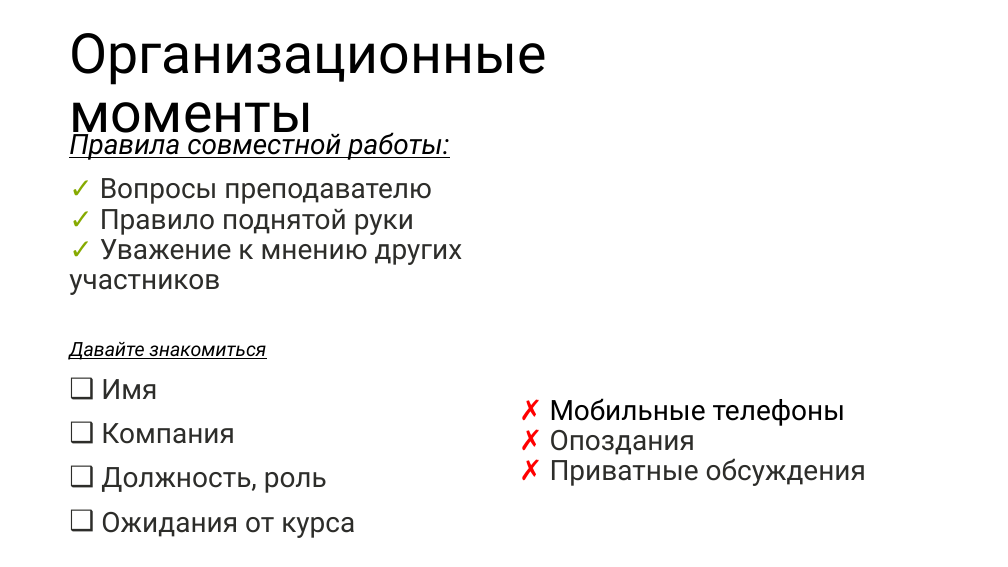
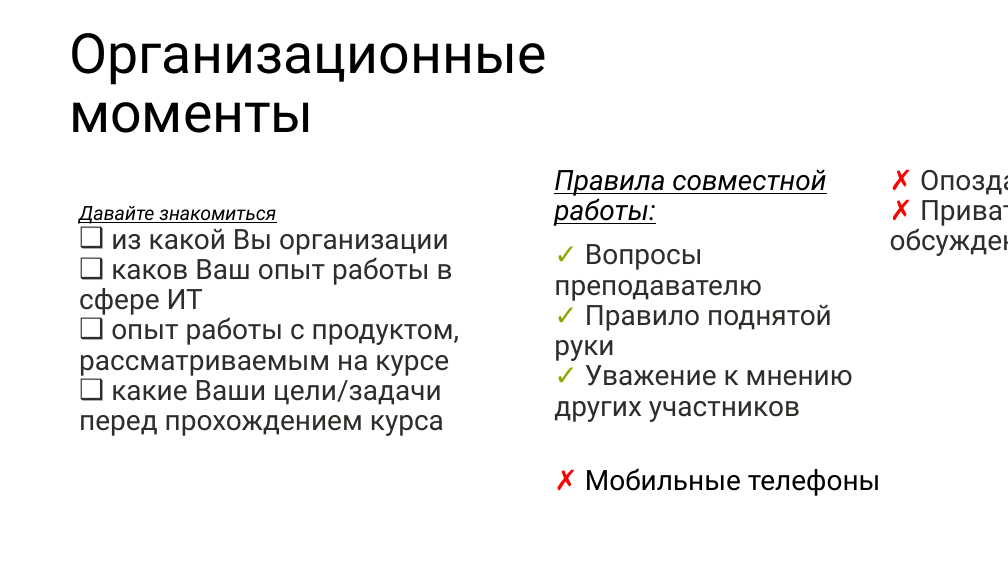
Before and after one commit to nesrv/PG-DEV, a slide deck: slide 3 of DEV-1-16/for_students/DAY-1/ppt/dev1_00.pptx (slide 13 before the commit). Drawn at 1008x567 pixels with LibreOffice and Linux fonts; fonts in the diff are those of the drawing. Boxes give left, top, right and bottom in pixels: in the first picture for what was removed or moved away, otherwise in the second. Text is boxed around its words. In the diff, an @@ line names an element or a change of style, - is before the commit and + after.

```diff
--- a/DEV-1-16/for_students/DAY-1/ppt/dev1_00.pptx
+++ b/DEV-1-16/for_students/DAY-1/ppt/dev1_00.pptx
@@ subtitle "Правила совместной работы:" moved from (x1=69, y1=128, x2=866, y2=538) to (x1=554, y1=169, x2=881, y2=496) @@
@@ text added at (x1=79, y1=206, x2=459, y2=436), 20 pt, text #2D2D2A @@
+Давайте знакомиться
+❑ из какой Вы организации
+❑ каков Ваш опыт работы в сфере ИТ
+❑ опыт работы с продуктом, рассматриваемым на курсе
+❑ какие Ваши цели/задачи перед прохождением курса
@@ subtitle at (x1=69, y1=342, x2=355, y2=538): paragraphs removed @@
-Давайте знакомиться
-❑ Имя
-❑ Компания
-❑ Должность, роль
-❑ Ожидания от курса
@@ subtitle at (x1=585, y1=468, x2=881, y2=496): indent changed @@
```
Also in this commit, not shown: 1 other slide changed, 2 slides added, 1 slide removed, 1 other file.
